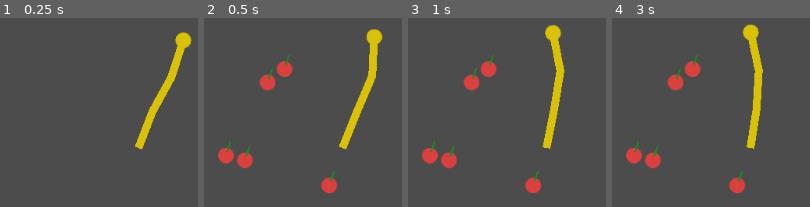
Above: before the commit, frames 1-4 (left to right).
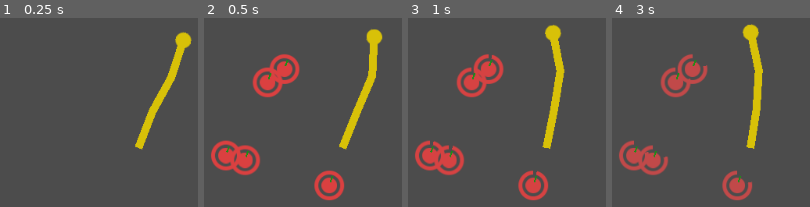
Above: after the commit, the same moments.

Repository: AnJ95/tectonicGiraffe
Game: Godot game, scene res://main/Main.tscn
Same seed, same stepped clock (60 frames per second), same inputs: the game is played once before the commit and once after it.
Inputs:
- Up to frame 1 (0.25 s): no input
- Up to frame 2 (0.5 s): no input
- Up to frame 3 (1 s): tap W (key_0) at 0.6 s
- Up to frame 4 (3 s): tap A (key_1) at 1.35 s; tap D (key_2) at 2.1 s; tap S (key_3) at 2.85 s

Frame 1 is identical in both runs. In frame 2, 4.9% of the frame differs, in the area x 3-71%, y 19-97%; in frame 3, 4.7%; in frame 4, 5.8%.

Commit message:
Made Fruits rottable

Diff:
--- a/fruit/Fruit.gd
+++ b/fruit/Fruit.gd
@@ -1,9 +1,30 @@
 extends Node2D
 
-export(Gradient) var rot_gradient
+export(Gradient) var rot_gradient:Gradient
+
+onready var modulator = $Modulator
+onready var progress = $Modulator/TextureProgress
 
 var is_collected = false
 
+var lifetime_max = 12.0
+var lifetime = 0.0
+
+func _ready():
+    progress.min_value = 0
+    progress.max_value = lifetime_max
+    progress.step = lifetime_max / 100.0
+
+func _process(delta):
+    lifetime += delta
+
+    progress.value = lifetime_max - lifetime
+    modulator.modulate = rot_gradient.interpolate(lifetime / lifetime_max)
+
+    if lifetime >= lifetime_max:
+        get_tree().root.get_node("Main").emit_signal("fruit_collected", null)
+        get_parent().remove_child(self)
+        queue_free()
 
 func _on_fruit_collected(fruit):
     if fruit != self:
--- a/fruit/Fruit.tscn
+++ b/fruit/Fruit.tscn
@@ -1,7 +1,12 @@
-[gd_scene load_steps=4 format=2]
+[gd_scene load_steps=6 format=2]
 
 [ext_resource path="res://fruit/Fruit.gd" type="Script" id=1]
 [ext_resource path="res://assets/sprites/circle.png" type="Texture" id=2]
+[ext_resource path="res://assets/sprites/progress.png" type="Texture" id=3]
+
+[sub_resource type="Gradient" id=2]
+offsets = PoolRealArray( 0, 0.533333, 1 )
+colors = PoolColorArray( 0.862745, 0.254902, 0.254902, 1, 0.601562, 0.337072, 0.337072, 1, 0.164062, 0.0756147, 0.0110717, 1 )
 
 [sub_resource type="CircleShape2D" id=1]
 
@@ -9,16 +14,31 @@
 "Fruit",
 ]]
 script = ExtResource( 1 )
+rot_gradient = SubResource( 2 )
 
-[node name="circle" type="Sprite" parent="."]
+[node name="Modulator" type="Node2D" parent="."]
 modulate = Color( 0.862745, 0.254902, 0.254902, 1 )
+position = Vector2( -20, -20 )
+
+[node name="TextureProgress" type="TextureProgress" parent="Modulator"]
+margin_right = 40.0
+margin_bottom = 40.0
+value = 90.0
+texture_progress = ExtResource( 3 )
+fill_mode = 5
+__meta__ = {
+"_edit_use_anchors_": false
+}
+
+[node name="circle" type="Sprite" parent="Modulator"]
+position = Vector2( 20, 20 )
 texture = ExtResource( 2 )
 
 [node name="ColorRect" type="ColorRect" parent="."]
-margin_left = 5.03009
-margin_top = -18.1465
-margin_right = 7.03009
-margin_bottom = -4.14652
+margin_left = 3.0
+margin_top = -12.0
+margin_right = 5.0
+margin_bottom = -4.0
 rect_rotation = 19.6
 color = Color( 0.105882, 0.568627, 0.0901961, 1 )
 __meta__ = {
--- a/neck/Giraffe.gd
+++ b/neck/Giraffe.gd
@@ -20,7 +20,9 @@
     time += delta
 
 
-func _on_fruit_collected(_fruit):
+func _on_fruit_collected(fruit):
+    if fruit == null:
+        return
     call_deferred("add_segment")
 
 func add_segment():
Binary file added: assets/sprites/progress.png
Not shown, added: assets/sprites/progress.png.import
